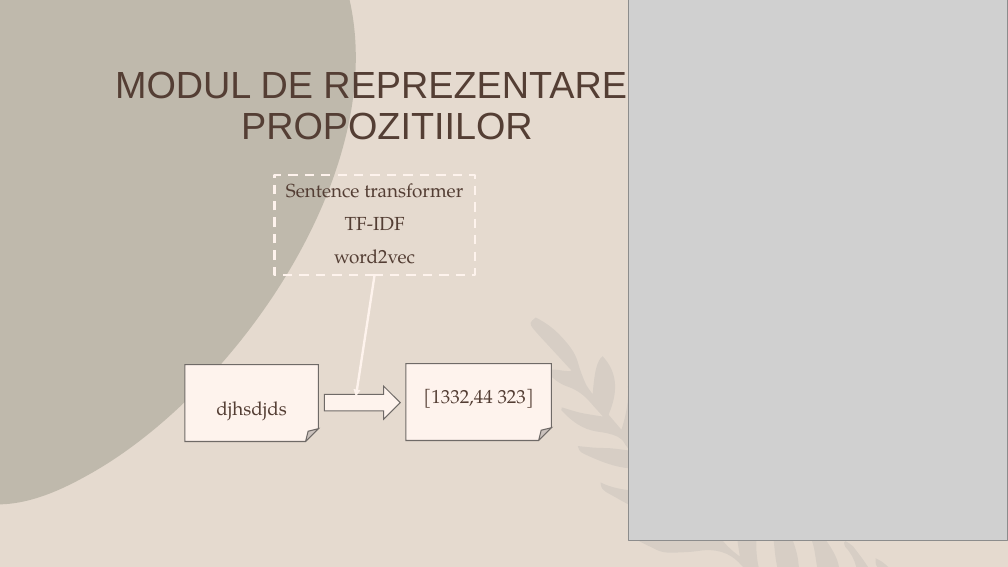
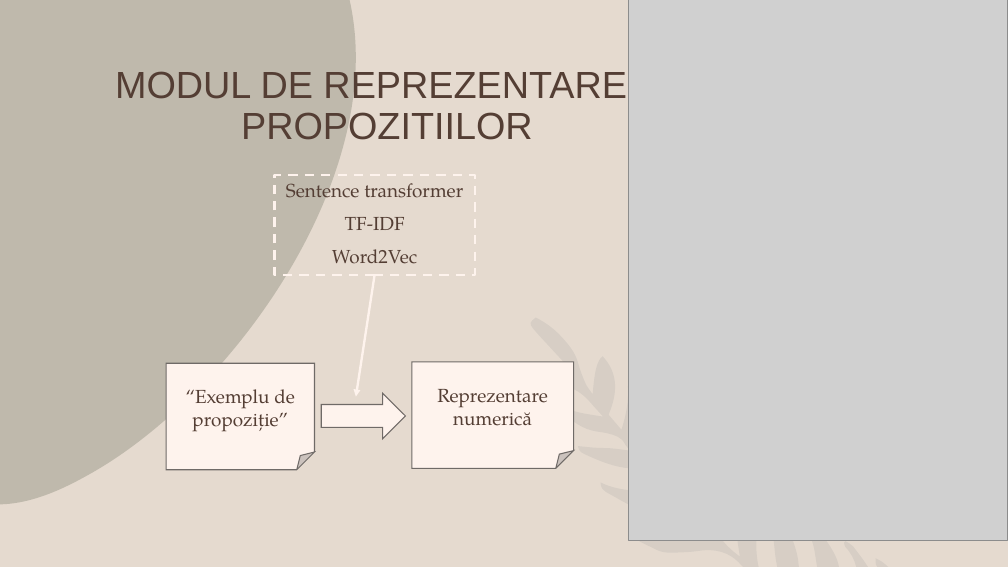
Before and after one commit to Alexandra7a/FuzzyMinds, a slide deck: slide 13 of docs/Teen Mental Health Presentation.pptx (slide 10 before the commit). Drawn at 1008x567 pixels with LibreOffice and Linux fonts; fonts in the diff are those of the drawing; grey boxes stand for pictures. Boxes give left, top, right and bottom in pixels: in the first picture for what was removed or moved away, otherwise in the second. Text is boxed around its words. In the diff, an @@ line names an element or a change of style, - is before the commit and + after.

```diff
--- a/docs/Teen Mental Health Presentation.pptx
+++ b/docs/Teen Mental Health Presentation.pptx
@@ text at bbox=[332, 249, 417, 264]: text changed @@
-word2vec
+Word2Vec
@@ folded corner "“Exemplu de propoziție”": place and size @@
-folded corner "“Exemplu de propoziție”" at bbox=[185, 364, 319, 442]
+folded corner "“Exemplu de propoziție”" at bbox=[166, 363, 315, 470]
@@ text in folded corner at bbox=[186, 389, 295, 432]: text changed @@
-djhsdjds
+“Exemplu de propoziție”
@@ folded corner "Reprezentare numerică": place and size @@
-folded corner "Reprezentare numerică" at bbox=[406, 364, 552, 441]
+folded corner "Reprezentare numerică" at bbox=[412, 362, 574, 469]
@@ text in folded corner at bbox=[437, 389, 548, 426]: text changed @@
-[1332,44 323]
+Reprezentare numerică
@@ right arrow: place and size @@
-right arrow at bbox=[324, 386, 400, 420]
+right arrow at bbox=[321, 393, 405, 439]
```
Also in this commit, not shown: 4 other slides changed, 12 slides added, 2 slides removed, 1 other file.
